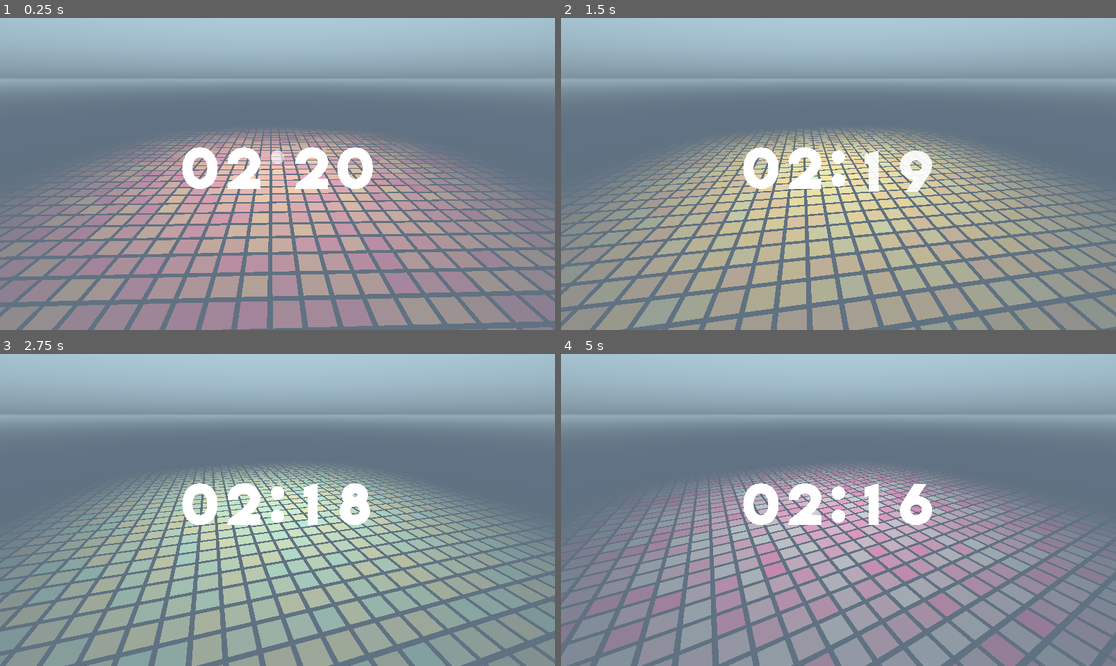
Above: before the commit, frames 1-4 (two rows, left to right).
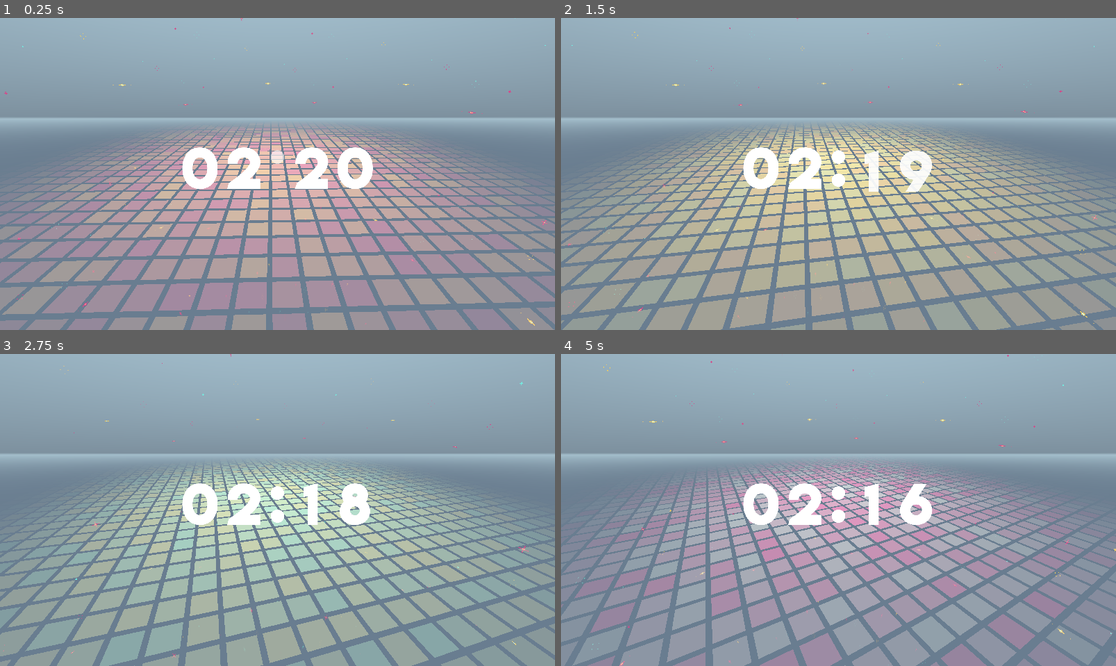
Above: after the commit, the same moments.

Repository: Tralexium/FA2021Countdown
Game: Godot game, scene res://Scenes/Main.tscn
Two runs of this game, one before a commit and one after it. Both use one fixed random seed, a clock stepped at 60 frames per second and the inputs below.
Inputs:
- Up to frame 1 (0.25 s): no input
- Up to frame 2 (1.5 s): no input
- Up to frame 3 (2.75 s): no input
- Up to frame 4 (5 s): no input

The runs differ from the first frame. In frame 1, 40% of the frame differs, in the area x 0-100%, y 0-100%; in frame 2, 39%; in frame 3, 39%; in frame 4, 40%.

Commit message:
Added star skybox and adjusted the skybox orientation

Diff:
--- a/Scenes/3D/DiscoFloor.gd
+++ b/Scenes/3D/DiscoFloor.gd
@@ -18,7 +18,7 @@
 		for z in range(disco_floor_size/-2, disco_floor_size/2):
 			var _x_offset = x * tile_margin
 			var _z_offset = z * tile_margin
-			multimesh.set_instance_transform(i, Transform(Basis(), Vector3(_x_offset, -5, _z_offset)))
+			multimesh.set_instance_transform(i, Transform(Basis(), Vector3(_x_offset, 0, _z_offset)))
 
 			tile_alphas.append(
 				max(pow(cos(PI*x / float(disco_floor_size)), 2.5), 0.0) * max(pow(cos(PI*z / float(disco_floor_size)), 2.5), 0.0)
--- /dev/null
+++ b/Scenes/3D/StarSkyboxLayer.tscn
@@ -0,0 +1,43 @@
+[gd_scene load_steps=11 format=2]
+
+[ext_resource path="res://Assets/Animated Stars Textures/animated_stars_2.png" type="Texture" id=1]
+[ext_resource path="res://Assets/Animated Stars Textures/animated_stars_5.png" type="Texture" id=2]
+[ext_resource path="res://Assets/Animated Stars Textures/animated_stars_4.png" type="Texture" id=3]
+[ext_resource path="res://Assets/Animated Stars Textures/animated_stars_3.png" type="Texture" id=4]
+[ext_resource path="res://Assets/Animated Stars Textures/animated_stars_1.png" type="Texture" id=5]
+[ext_resource path="res://Assets/Animated Stars Textures/animated_stars_6.png" type="Texture" id=6]
+[ext_resource path="res://Assets/Animated Stars Textures/animated_stars_7.png" type="Texture" id=7]
+
+[sub_resource type="SphereMesh" id=1]
+
+[sub_resource type="AnimatedTexture" id=2]
+flags = 19
+frames = 7
+fps = 6.0
+frame_0/texture = ExtResource( 5 )
+frame_1/texture = ExtResource( 1 )
+frame_1/delay_sec = 0.0
+frame_2/texture = ExtResource( 4 )
+frame_2/delay_sec = 0.0
+frame_3/texture = ExtResource( 3 )
+frame_3/delay_sec = 0.0
+frame_4/texture = ExtResource( 2 )
+frame_4/delay_sec = 0.0
+frame_5/texture = ExtResource( 6 )
+frame_5/delay_sec = 0.0
+frame_6/texture = ExtResource( 7 )
+frame_6/delay_sec = 0.0
+
+[sub_resource type="SpatialMaterial" id=3]
+flags_transparent = true
+flags_unshaded = true
+vertex_color_use_as_albedo = true
+params_cull_mode = 1
+albedo_texture = SubResource( 2 )
+uv1_scale = Vector3( 8, 4, 1 )
+
+[node name="StarSkyboxLayer" type="MeshInstance"]
+transform = Transform( 200, 0, 0, 0, 200, 0, 0, 0, 200, 0, 0, 0 )
+mesh = SubResource( 1 )
+software_skinning_transform_normals = false
+material/0 = SubResource( 3 )
--- a/Scenes/Main.gd
+++ b/Scenes/Main.gd
@@ -5,7 +5,8 @@
 export(float) var max_freq = 5000.0
 export(float) var shrink_spd = 0.7
 
-onready var nDiscoFloor := $DiscoFloor
+onready var nDiscoFloor := $"3DWorld/DiscoFloor"
+onready var nStarSkyboxLayer := $"3DWorld/StarSkyboxLayer"
 var spectrum : AudioEffectInstance
 var energy : float
 var prev_energy : float
@@ -15,6 +16,7 @@
 	spectrum = AudioServer.get_bus_effect_instance(0,0)
 	$Music.seek(30)
 
+	$WorldEnvironment.get_environment().set_sky_orientation(Basis().rotated(Vector3(-1, 0, 0).normalized(), PI/20))
 
 func _process(delta: float) -> void:
 	var magnitude : float = spectrum.get_magnitude_for_frequency_range(min_freq, max_freq).length()
@@ -25,3 +27,4 @@
 
 	nDiscoFloor.intensity = energy
 	nDiscoFloor.rotate_y(0.1*delta)
+	nStarSkyboxLayer.rotate_y(0.025*delta)
--- a/Scenes/Main.tscn
+++ b/Scenes/Main.tscn
@@ -1,14 +1,26 @@
-[gd_scene load_steps=5 format=2]
+[gd_scene load_steps=7 format=2]
 
 [ext_resource path="res://Scenes/UI/Timer.tscn" type="PackedScene" id=1]
 [ext_resource path="res://Scenes/3D/DiscoFloor.tscn" type="PackedScene" id=2]
 [ext_resource path="res://Assets/Music/3__Scarlet_Rose_.mp3" type="AudioStream" id=3]
 [ext_resource path="res://Scenes/Main.gd" type="Script" id=4]
+[ext_resource path="res://Scenes/3D/StarSkyboxLayer.tscn" type="PackedScene" id=5]
+[ext_resource path="res://default_env.tres" type="Environment" id=6]
 
 [node name="Main" type="Node"]
 script = ExtResource( 4 )
 
-[node name="DiscoFloor" parent="." instance=ExtResource( 2 )]
+[node name="3DWorld" type="Spatial" parent="."]
+
+[node name="DiscoFloor" parent="3DWorld" instance=ExtResource( 2 )]
+
+[node name="StarSkyboxLayer" parent="3DWorld" instance=ExtResource( 5 )]
+transform = Transform( 200, 0, 0, 0, 200, 0, 0, 0, 200, 0, -36.8773, 0 )
+skeleton = NodePath("../..")
+
+[node name="Camera" type="Camera" parent="3DWorld"]
+transform = Transform( 1, 0, 0, 0, 0.919568, 0.392932, 0, -0.392932, 0.919568, 0, 33.6156, 92.811 )
+far = 310.0
 
 [node name="Timer" parent="." instance=ExtResource( 1 )]
 margin_left = 608.0
@@ -23,6 +35,5 @@
 volume_db = -10.0
 autoplay = true
 
-[node name="Camera" type="Camera" parent="."]
-transform = Transform( 1, 0, 0, 0, 0.919568, 0.392932, 0, -0.392932, 0.919568, 0, 33.6156, 92.811 )
-far = 310.0
+[node name="WorldEnvironment" type="WorldEnvironment" parent="."]
+environment = ExtResource( 6 )
--- a/default_env.tres
+++ b/default_env.tres
@@ -3,8 +3,12 @@
 [sub_resource type="ProceduralSky" id=1]
 sky_top_color = Color( 0.717647, 0.843137, 0.901961, 1 )
 sky_horizon_color = Color( 0.486275, 0.560784, 0.615686, 1 )
+sky_curve = 0.372695
+sky_energy = 1.02
 ground_bottom_color = Color( 0.376471, 0.447059, 0.513726, 1 )
 ground_horizon_color = Color( 0.6, 0.698039, 0.745098, 1 )
+ground_energy = 1.23
+sun_latitude = -100.0
 
 [resource]
 background_mode = 2
Binary file added: Assets/Animated Star Skybox.ase
Binary file added: Assets/Animated Stars Textures/animated_stars_1.png
Not shown, added: Assets/Animated Stars Textures/animated_stars_1.png.import
Binary file added: Assets/Animated Stars Textures/animated_stars_2.png
Not shown, added: Assets/Animated Stars Textures/animated_stars_2.png.import
Binary file added: Assets/Animated Stars Textures/animated_stars_3.png
Not shown, added: Assets/Animated Stars Textures/animated_stars_3.png.import
Binary file added: Assets/Animated Stars Textures/animated_stars_4.png
Not shown, added: Assets/Animated Stars Textures/animated_stars_4.png.import
Binary file added: Assets/Animated Stars Textures/animated_stars_5.png
Not shown, added: Assets/Animated Stars Textures/animated_stars_5.png.import
Binary file added: Assets/Animated Stars Textures/animated_stars_6.png
(and 5 more such lines)
